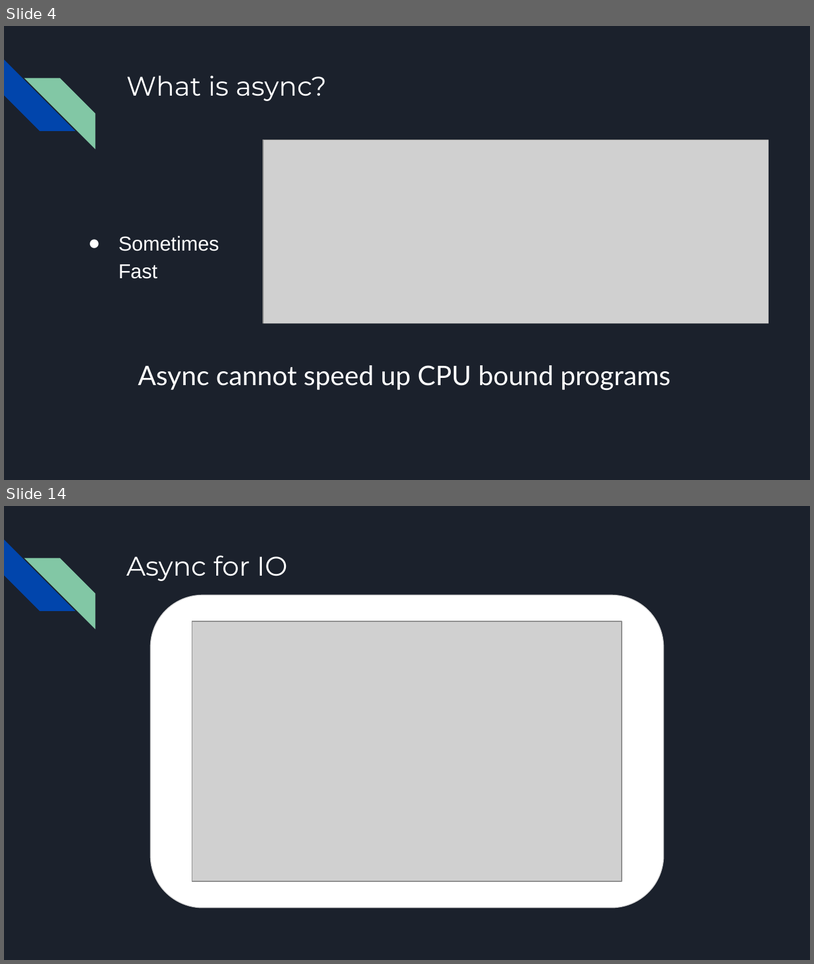
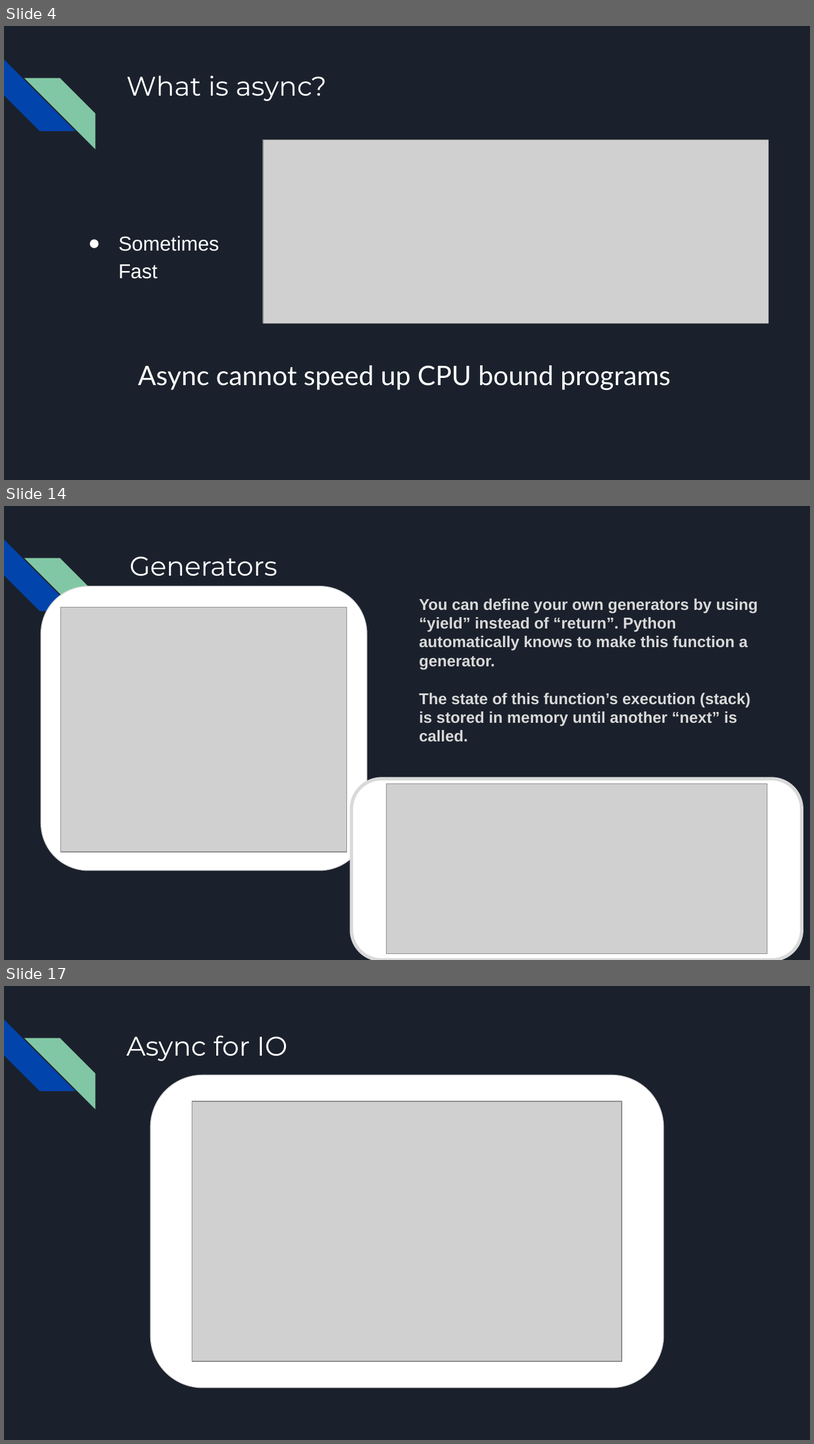
Before and after one commit to tylerjohnhaden/AsyncPresentation, a slide deck: AsyncPresentation.pptx. Shown one above the other, each under a label of ours: slides 4 and 14 before the commit, slides 4, 14 and 17 after it; the slides between them are not shown. The pictures are 814x964 and 814x1444 pixels, drawn with LibreOffice and Linux fonts; fonts in the diff are those of the drawing; grey boxes stand for pictures. Boxes give left, top, right and bottom in pixels: in the first picture for what was removed or moved away, otherwise in the second. Text is boxed around its words. In the diff, an @@ line names an element or a change of style, - is before the commit and + after.

```diff
--- a/AsyncPresentation.pptx
+++ b/AsyncPresentation.pptx
@@ slide 14 added at (4, 506, 810, 960), background #1B212C; not listed: 2 template elements that a slide beside it also shows @@
@@ title added at (129, 556, 278, 576), 24 pt, text #FFFFFF @@
+Generators
@@ rounded rectangle added at (41, 586, 367, 870), fill #FFFFFF, outline #D9D9D9 0.75 pt @@
@@ picture added at (60, 607, 347, 852) @@
@@ text added at (419, 598, 758, 742), 14 pt, text #D9D9D9, bold @@
+You can define your own generators by using “yield” instead of “return”. Python automatically knows to make this function a generator.
+The state of this function’s execution (stack) is stored in memory until another “next” is called.
@@ rounded rectangle added at (351, 778, 803, 959), fill #FFFFFF, outline #D9D9D9 3 pt @@
@@ picture added at (386, 783, 768, 953) @@
@@ what was slide 14 is now slide 17 @@
```
Also in this commit, not shown: 3 slides changed, 13 other slides added, 10 slides removed.
